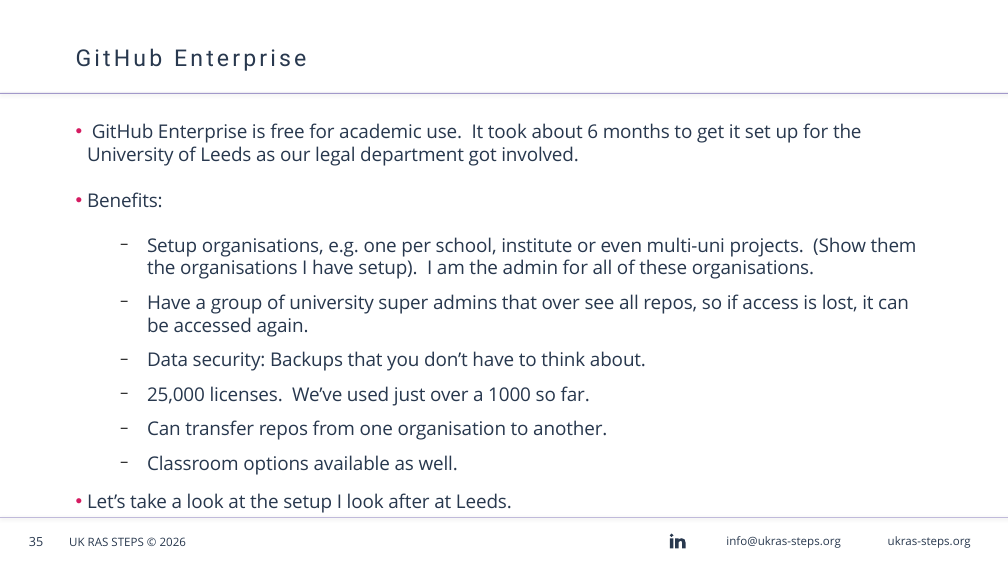
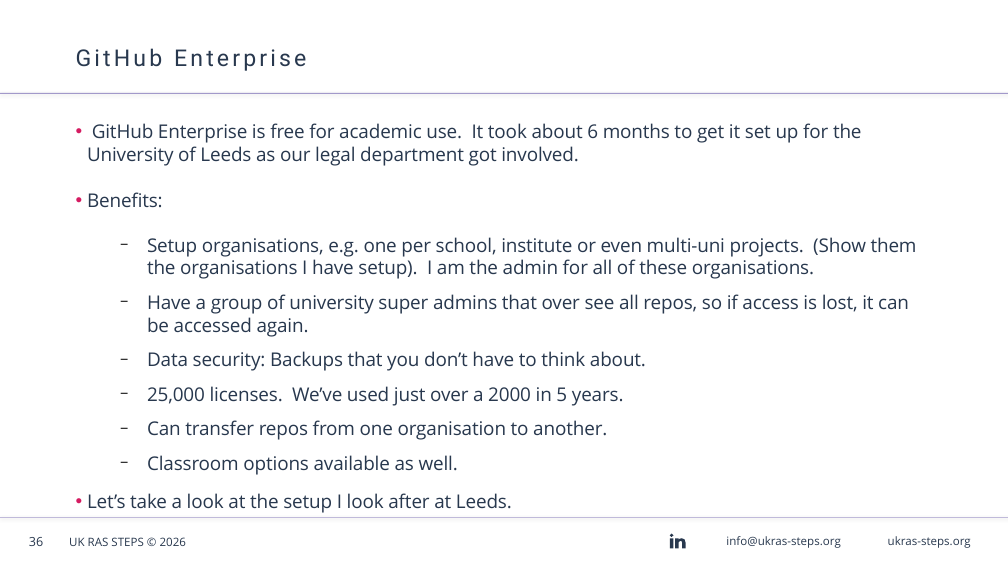
Before and after one commit to AndyBlightLeeds/git-github-workshop, a slide deck: slide 36 of presentation/Git & GitHub Workshop - Windows.odp (slide 35 before the commit). Drawn at 1008x567 pixels with LibreOffice and Linux fonts; fonts in the diff are those of the drawing; background and template pictures are left out. Boxes give left, top, right and bottom in pixels: in the first picture for what was removed or moved away, otherwise in the second. Text is boxed around its words. In the diff, an @@ line names an element or a change of style, - is before the commit and + after.

```diff
--- a/presentation/Git & GitHub Workshop - Windows.odp
+++ b/presentation/Git & GitHub Workshop - Windows.odp
@@ text at (147,386,624,406): text changed @@
-  − 25,000 licenses. We’ve used just over a 1000 so far.
+  − 25,000 licenses. We’ve used just over a 2000 in 5 years.
@@ page number at (29,537,43,546): text changed @@
-35
+36
```
Also in this commit, not shown: 9 other slides changed, 2 slides added, 1 slide removed, 1 other file.
